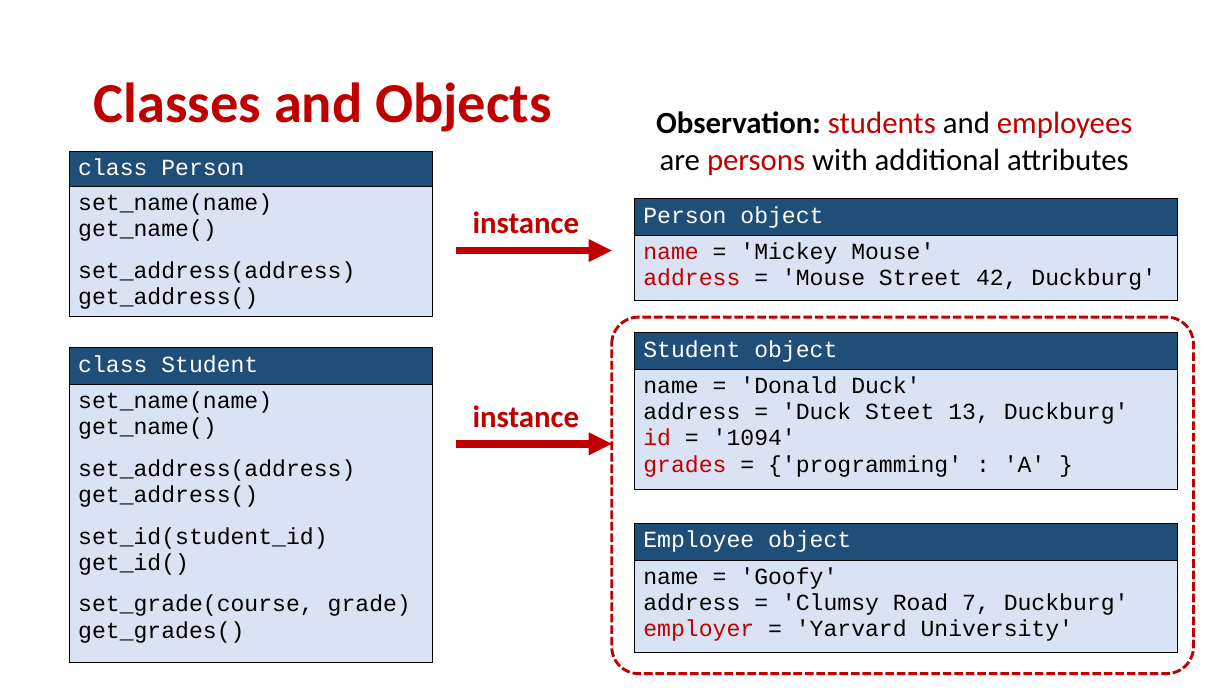
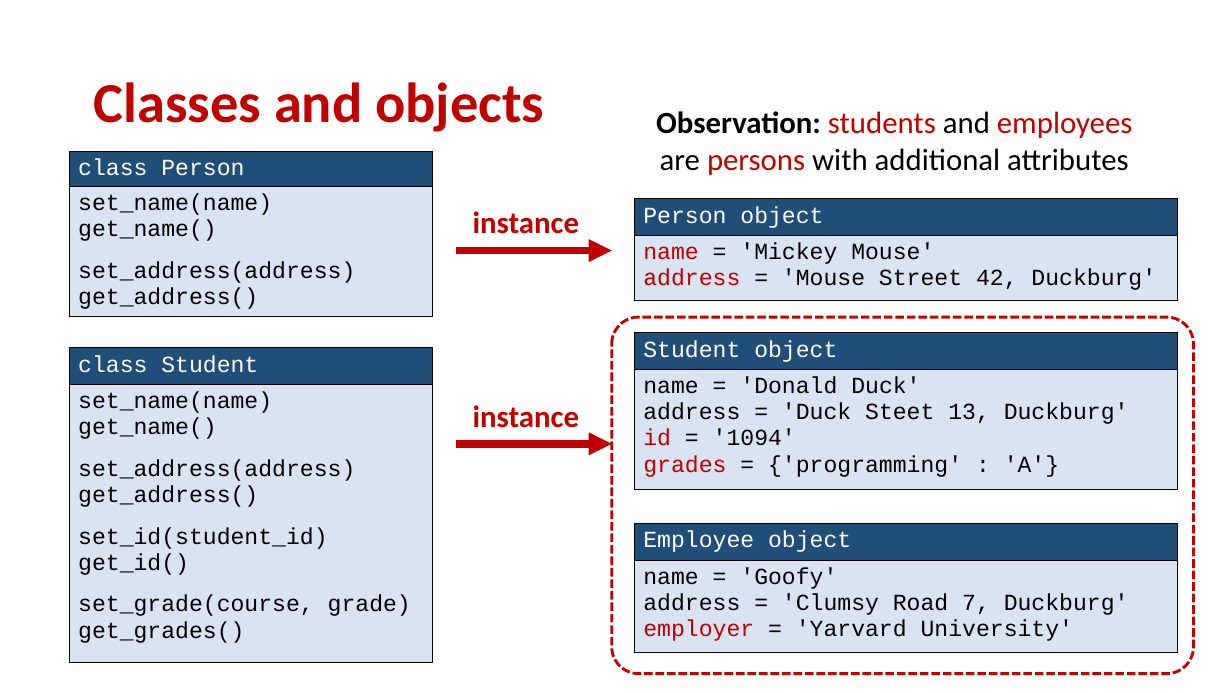
Before and after one commit to gsbrodal/gsbrodal.github.io, a slide deck: slide 3 of ipsa/slides/hierarchies.pptx. Drawn at 1232x693 pixels with LibreOffice and Linux fonts; fonts in the diff are those of the drawing. Boxes give left, top, right and bottom in pixels: in the first picture for what was removed or moved away, otherwise in the second. Text is boxed around its words. In the diff, an @@ line names an element or a change of style, - is before the commit and + after.

```diff
--- a/ipsa/slides/hierarchies.pptx
+++ b/ipsa/slides/hierarchies.pptx
@@ title at (x1=94, y1=82, x2=544, y2=132): text changed @@
-Classes and Objects
+Classes and objects
@@ table at (x1=634, y1=333, x2=1177, y2=490) @@
-row 2, column 1: name = 'Donald Duck' / address = 'Duck Steet 13, Duckburg' / id = '1094' / grades = {'programming' : 'A' }
+row 2, column 1: name = 'Donald Duck' / address = 'Duck Steet 13, Duckburg' / id = '1094' / grades = {'programming' : 'A'}
```
Also in this commit, not shown: 11 other slides changed, 3 other files.
